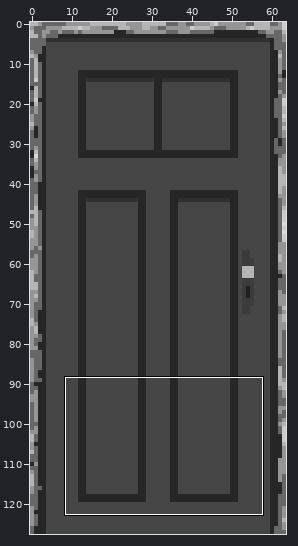
A sprite sheet gets an edit: cliente/assets/imagens/porta_final.png. The picture above shows the old version from afar; the outline marks the close-up.
Close-up. Before:
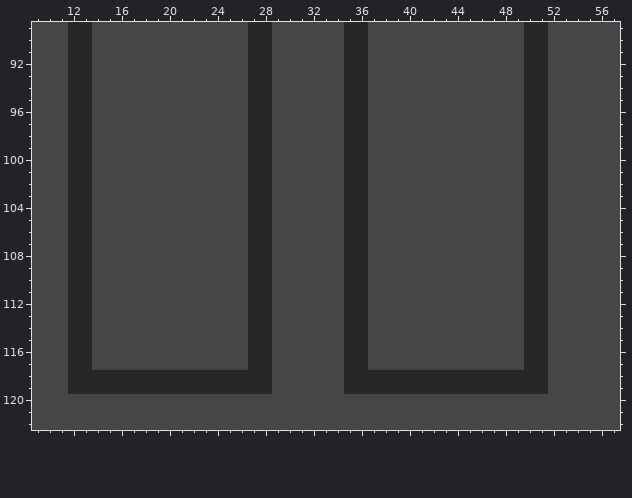
The file is 128x256 pixels, drawn in blocks of 2x2; one block is one cell here. Colours within 5 levels of each other are drawn and written as one. Shown: x 9..57, y 89..122.
New version:
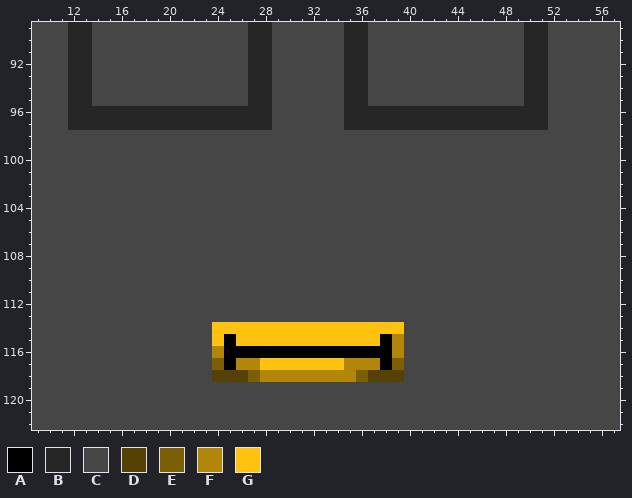
Palette (. is transparent): A #000000  B #262626  C #464646  D #564104  E #7c5e06  F #b28709  G #ffc20e
From old to new:
Changed rows in their new state; - is an unchanged pixel.
first column x 12:
 96 --BBBBBBBBBBBBB----------BBBBBBBBBBBBB--
 97 --BBBBBBBBBBBBB----------BBBBBBBBBBBBB--
 98 CC-------------CC------CC-------------CC
 99 CC-------------CC------CC-------------CC
100 CC-------------CC------CC-------------CC
101 CC-------------CC------CC-------------CC
102 CC-------------CC------CC-------------CC
103 CC-------------CC------CC-------------CC
104 CC-------------CC------CC-------------CC
105 CC-------------CC------CC-------------CC
106 CC-------------CC------CC-------------CC
107 CC-------------CC------CC-------------CC
108 CC-------------CC------CC-------------CC
109 CC-------------CC------CC-------------CC
110 CC-------------CC------CC-------------CC
111 CC-------------CC------CC-------------CC
112 CC-------------CC------CC-------------CC
113 CC-------------CC------CC-------------CC
114 CC----------GGGGGGGGGGGGGGGG----------CC
115 CC----------GAGGGGGGGGGGGGAF----------CC
116 CC----------FAAAAAAAAAAAAAAF----------CC
117 CC----------EAFFGGGGGGGFFFAE----------CC
118 CCCCCCCCCCCCDDDEFFFFFFFFEDDDCCCCCCCCCCCC
119 CCCCCCCCCCCCCCCCC------CCCCCCCCCCCCCCCCC
